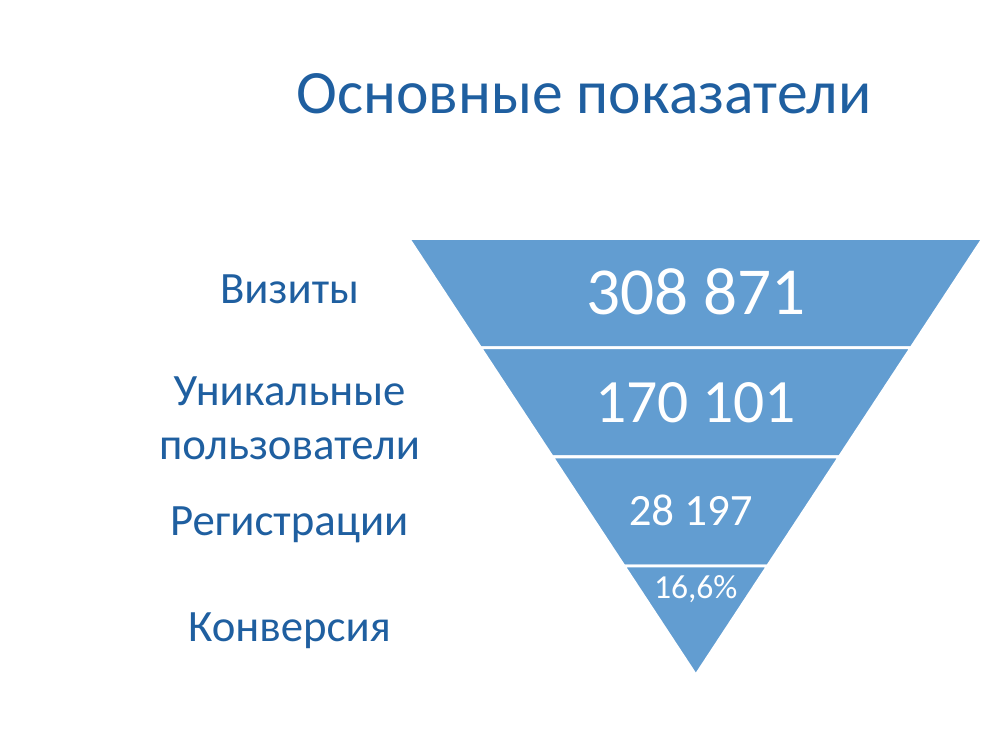
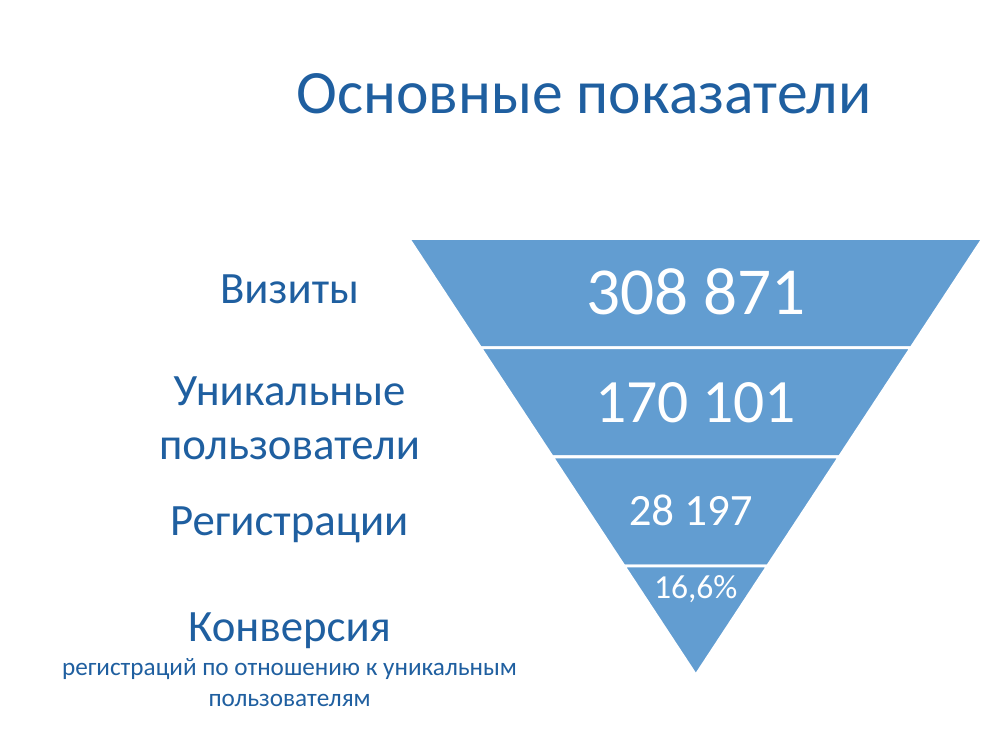
Before and after one commit to MaximManuyko/data-analytics-project-100, a slide deck: slide 4 of presentation.pptx. Drawn at 1008x756 pixels with LibreOffice and Linux fonts; fonts in the diff are those of the drawing; background and template pictures are left out. Boxes give left, top, right and bottom in pixels: in the first picture for what was removed or moved away, otherwise in the second. Text is boxed around its words. In the diff, an @@ line names an element or a change of style, - is before the commit and + after.

```diff
--- a/presentation.pptx
+++ b/presentation.pptx
@@ text "Конверсия": place and size @@
-text "Конверсия" at [188,612,391,649]
+text "Конверсия" at [62,612,517,706]
@@ text at [62,658,517,706]: paragraph added @@
+регистраций по отношению к уникальным пользователям
```
Also in this commit, not shown: 5 other slides changed, 5 other files.
